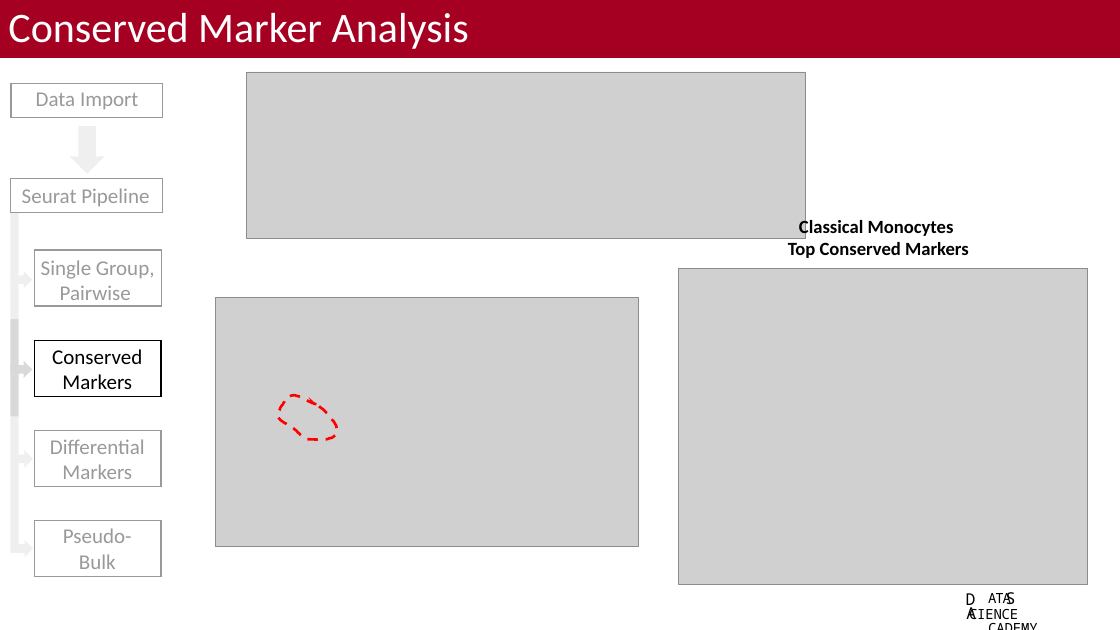
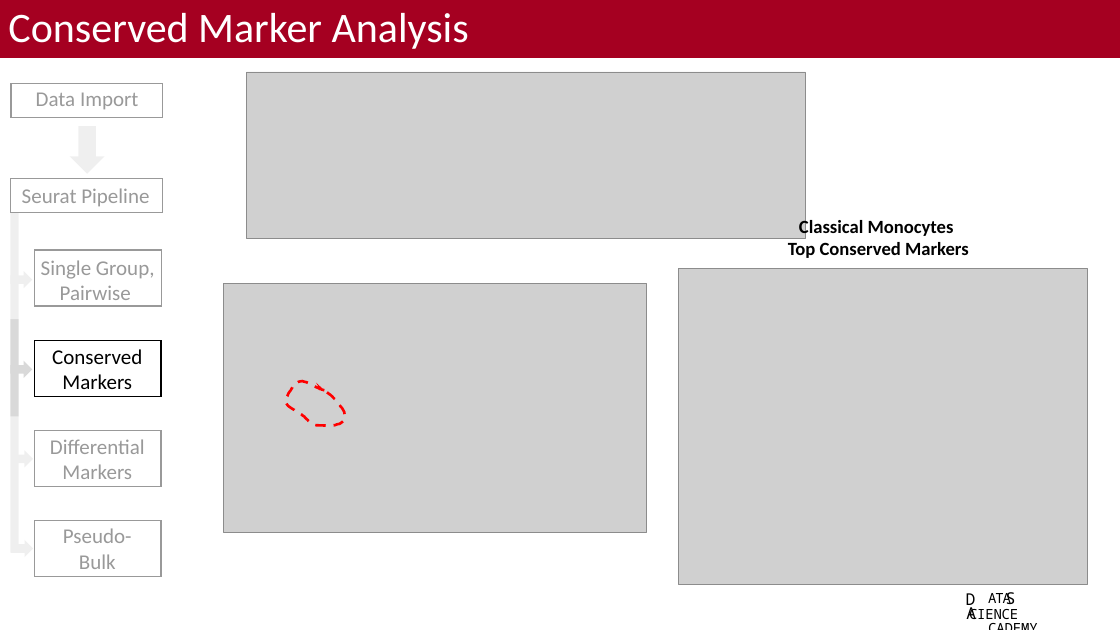
Before and after one commit to bacorli2/scrna_workshop, a slide deck: slide 3 of M5_Seurat_DGE_and_Exploratory/M5_Seurat_DGE_Exploratory.pptx. Drawn at 1120x630 pixels with LibreOffice and Linux fonts; fonts in the diff are those of the drawing; grey boxes stand for pictures; background and template pictures are left out. Boxes give left, top, right and bottom in pixels: in the first picture for what was removed or moved away, otherwise in the second. Text is boxed around its words. In the diff, an @@ line names an element or a change of style, - is before the commit and + after.

Commit message:
Finished exploratory analysis code.

```diff
--- a/M5_Seurat_DGE_and_Exploratory/M5_Seurat_DGE_Exploratory.pptx
+++ b/M5_Seurat_DGE_and_Exploratory/M5_Seurat_DGE_Exploratory.pptx
@@ picture: place and size @@
-picture at (215, 297, 639, 546)
+picture at (223, 284, 647, 533)
@@ freeform shape: place and size @@
-freeform shape at (278, 395, 337, 439)
+freeform shape at (286, 381, 344, 426)
```
Also in this commit, not shown: 2 other slides changed, 8 slides added, 1 slide removed, 1 other file.
